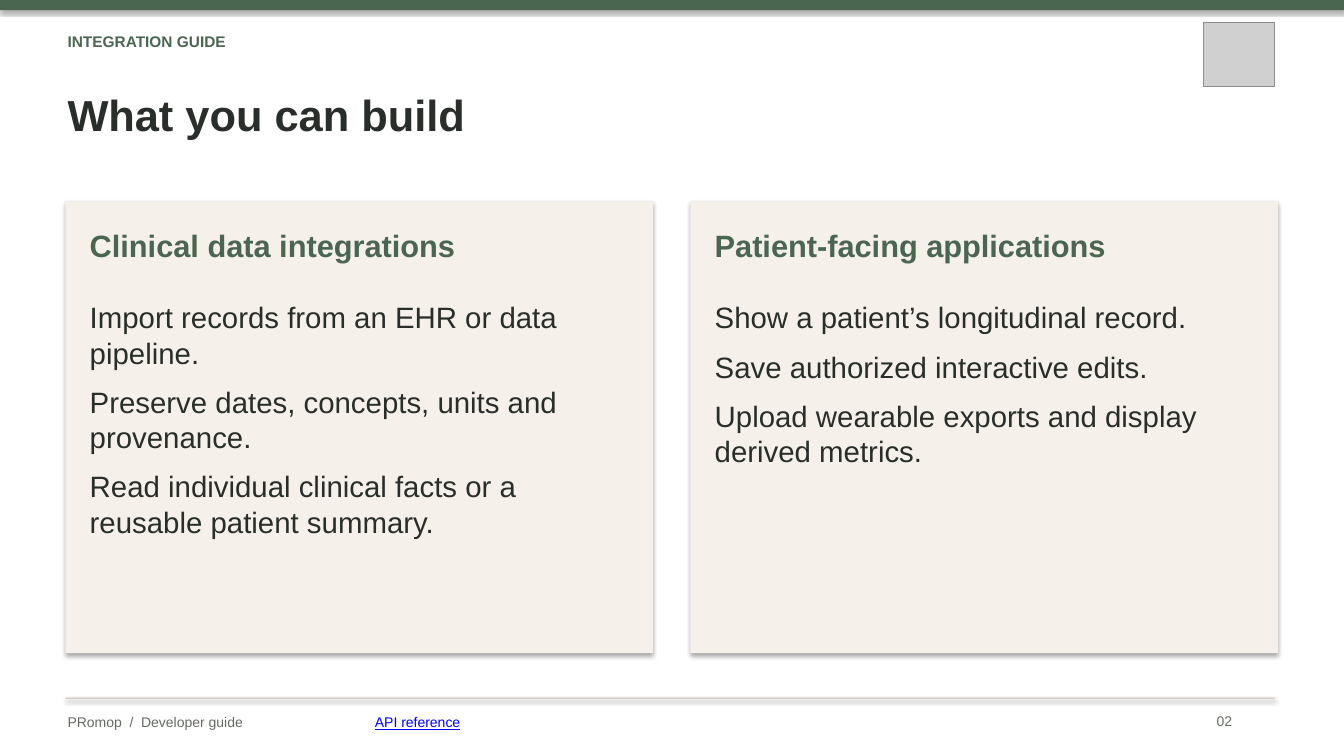
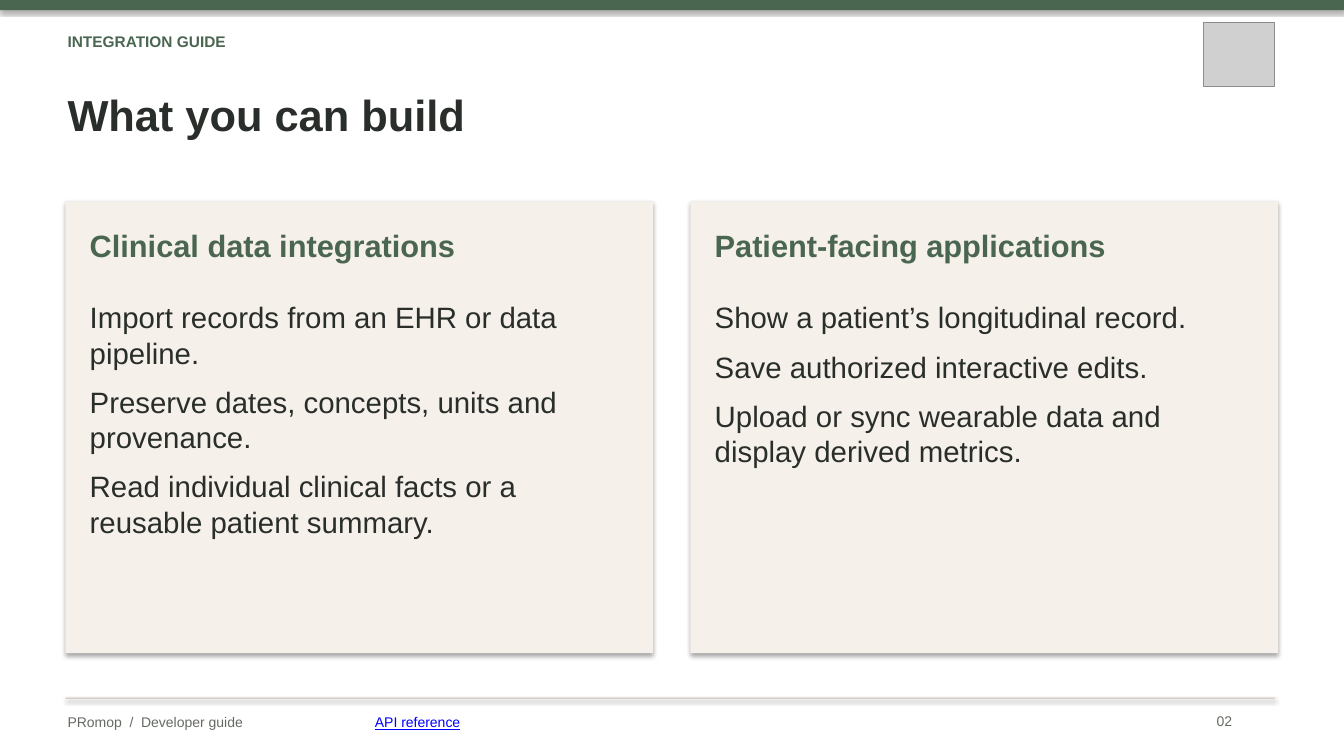
Before and after one commit to healthkey-ai/promop, a slide deck: slide 2 of PRomop_Developer_Guide.pptx. Drawn at 1344x756 pixels with LibreOffice and Linux fonts; fonts in the diff are those of the drawing; grey boxes stand for pictures. Boxes give left, top, right and bottom in pixels: in the first picture for what was removed or moved away, otherwise in the second. Text is boxed around its words. In the diff, an @@ line names an element or a change of style, - is before the commit and + after.

```diff
--- a/PRomop_Developer_Guide.pptx
+++ b/PRomop_Developer_Guide.pptx
@@ text at <box>715,405,1161,468</box>: text changed @@
-Upload wearable exports and display derived metrics.
+Upload or sync wearable data and display derived metrics.
```
Also in this commit, not shown: 8 other slides changed, 2 slides added, 1 slide removed.
